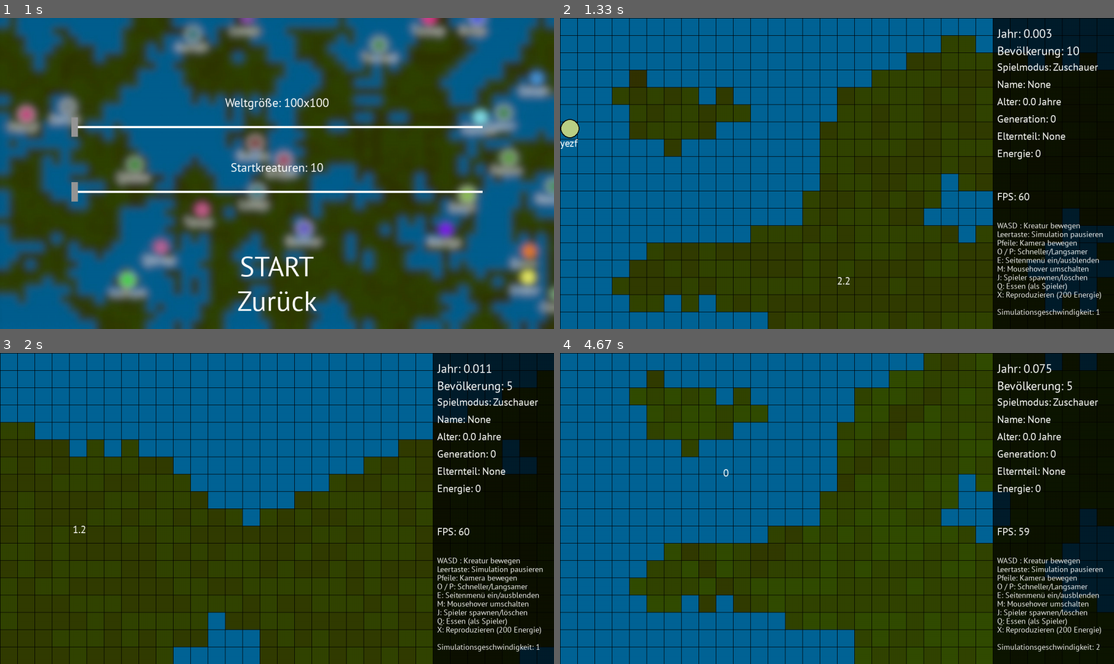
Above: before the commit, frames 1-4 (two rows, left to right).
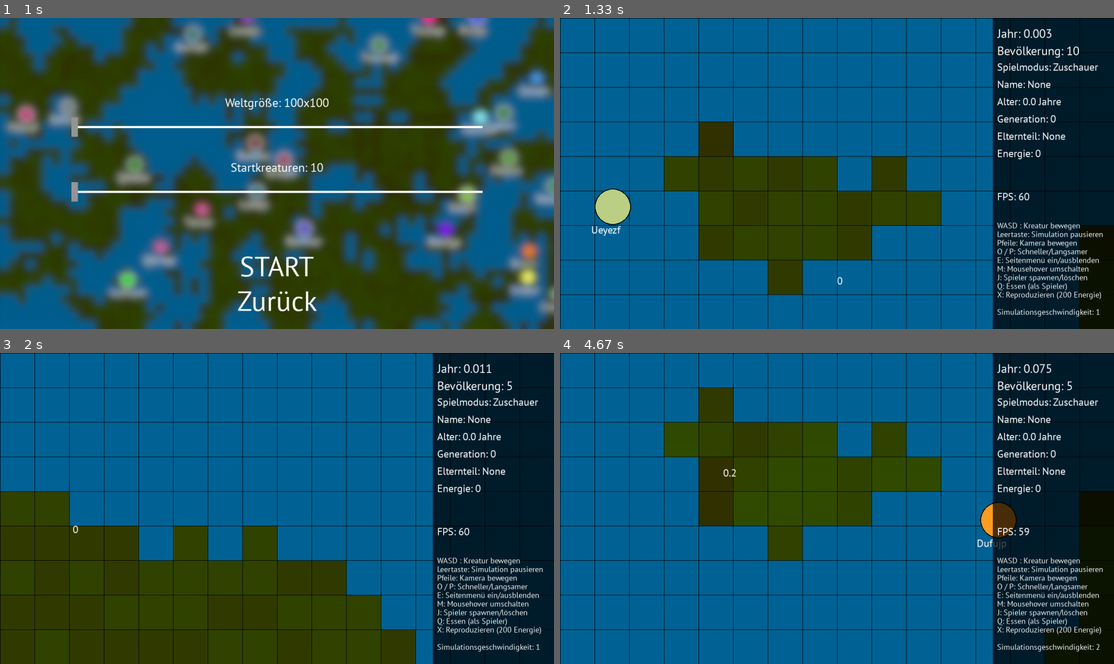
Above: after the commit, the same moments.

Repository: coding-lines/evolvers
Game: pygame game, started from evolversFiles/runGame_GUI.py
Same seed, same stepped clock (60 frames per second), same inputs: the game is played once before the commit and once after it.
Inputs (mouse positions are in pixels of both pictures, inside the frame that each line leads up to):
- Up to frame 1 (1 s): click "START" at 0.38 s; click "Neue Simulation" at 0.72 s
- Up to frame 2 (1.33 s): click "START" at 1.05 s
- Up to frame 3 (2 s): hold Right 1.33-1.8 s; move the mouse to (470, 545) at 1.37 s; hold Up from 1.88 s (still down); move the mouse to (72, 514) at 1.92 s
- Up to frame 4 (4.67 s): release Up at 2.18 s; tap P at 2.22 s; hold Right 2.55-3.02 s; move the mouse to (981, 511) at 2.58 s; hold Left 3.05-3.58 s; move the mouse to (903, 499) at 3.08 s; hold Down 3.62-3.92 s; move the mouse to (742, 626) at 3.65 s; hold Left 3.95-4.35 s; move the mouse to (925, 464) at 3.98 s; hold Up from 4.38 s (still down); move the mouse to (720, 458) at 4.42 s

Frame 1 is identical in both runs. In frame 2, 53% of the frame differs, in the area x 0-100%, y 0-100%; in frame 3, 41%; in frame 4, 57%.

Commit message:
Smoothed out new movement engine again

Diff:
--- a/evolversFiles/creatureEngine.py
+++ b/evolversFiles/creatureEngine.py
@@ -134,16 +134,16 @@
                 creatures[creature]["rotation"] = random_rotation(creatures[creature]["rotation"])
 
             if creatures[creature]["rotation"] in range(0,45) or creatures[creature]["rotation"] in range(314,360):
-                creatures[creature]["movementY"] = (-creatures[creature]["attributes"]["realFleeSpeed"] + creatures[creature]["movementY"]*3)/4
+                creatures[creature]["movementY"] = (-creatures[creature]["attributes"]["realFleeSpeed"] + creatures[creature]["movementY"]*7)/8
                 #creatures[creature]["y"] -= creatures[creature]["attributes"]["realFleeSpeed"]
             if creatures[creature]["rotation"] in range(134,226):
-                creatures[creature]["movementY"] = (creatures[creature]["attributes"]["realFleeSpeed"] + creatures[creature]["movementY"]*3)/4
+                creatures[creature]["movementY"] = (creatures[creature]["attributes"]["realFleeSpeed"] + creatures[creature]["movementY"]*7)/8
                 #creatures[creature]["y"] += creatures[creature]["attributes"]["realFleeSpeed"]
             if creatures[creature]["rotation"] in range(44,136):
-                creatures[creature]["movementX"] = (creatures[creature]["attributes"]["realFleeSpeed"] + creatures[creature]["movementX"]*3)/4
+                creatures[creature]["movementX"] = (creatures[creature]["attributes"]["realFleeSpeed"] + creatures[creature]["movementX"]*7)/8
                 #creatures[creature]["x"] += creatures[creature]["attributes"]["realFleeSpeed"]
             if creatures[creature]["rotation"] in range(224,316):
-                creatures[creature]["movementX"] = (-creatures[creature]["attributes"]["realFleeSpeed"] + creatures[creature]["movementX"]*3)/4
+                creatures[creature]["movementX"] = (-creatures[creature]["attributes"]["realFleeSpeed"] + creatures[creature]["movementX"]*7)/8
                 #creatures[creature]["x"] -= creatures[creature]["attributes"]["realFleeSpeed"]
             creatures[creature]["energy"] -= ceil(creatures[creature]["attributes"]["fleeSpeed"]/3)
             #Bewegung nach Rotation und Geschwindigkeit
@@ -152,16 +152,16 @@
             creatures[creature]["rotation"] = random_rotation(creatures[creature]["rotation"])
 
             if creatures[creature]["rotation"] in range(0,45) or creatures[creature]["rotation"] in range(314,360):
-                creatures[creature]["movementY"] = (-creatures[creature]["attributes"]["realFleeSpeed"] + creatures[creature]["movementY"]*3)/4
+                creatures[creature]["movementY"] = (-creatures[creature]["attributes"]["realFleeSpeed"] + creatures[creature]["movementY"]*7)/8
                 #creatures[creature]["y"] -= creatures[creature]["attributes"]["realFleeSpeed"]
             if creatures[creature]["rotation"] in range(134,226):
-                creatures[creature]["movementY"] = (creatures[creature]["attributes"]["realFleeSpeed"] + creatures[creature]["movementY"]*3)/4
+                creatures[creature]["movementY"] = (creatures[creature]["attributes"]["realFleeSpeed"] + creatures[creature]["movementY"]*7)/8
                 #creatures[creature]["y"] += creatures[creature]["attributes"]["realFleeSpeed"]
             if creatures[creature]["rotation"] in range(44,136):
-                creatures[creature]["movementX"] = (creatures[creature]["attributes"]["realFleeSpeed"] + creatures[creature]["movementX"]*3)/4
+                creatures[creature]["movementX"] = (creatures[creature]["attributes"]["realFleeSpeed"] + creatures[creature]["movementX"]*7)/8
                 #creatures[creature]["x"] += creatures[creature]["attributes"]["realFleeSpeed"]
             if creatures[creature]["rotation"] in range(224,316):
-                creatures[creature]["movementX"] = (-creatures[creature]["attributes"]["realFleeSpeed"] + creatures[creature]["movementX"]*3)/4
+                creatures[creature]["movementX"] = (-creatures[creature]["attributes"]["realFleeSpeed"] + creatures[creature]["movementX"]*7)/8
                 #creatures[creature]["x"] -= creatures[creature]["attributes"]["realFleeSpeed"]
             creatures[creature]["energy"] -= ceil(creatures[creature]["attributes"]["fleeSpeed"]/2)
             #Bewegung nach Rotation und Geschwindigkeit
@@ -177,16 +177,16 @@
 
 
             if creatures[creature]["rotation"] in range(0,45) or creatures[creature]["rotation"] in range(314,360):
-                creatures[creature]["movementY"] = (-creatures[creature]["attributes"]["realEatSpeed"] + creatures[creature]["movementY"]*3)/4
+                creatures[creature]["movementY"] = (-creatures[creature]["attributes"]["realEatSpeed"] + creatures[creature]["movementY"]*7)/8
                 #creatures[creature]["y"] -= creatures[creature]["attributes"]["realEatSpeed"]
             if creatures[creature]["rotation"] in range(134,226):
-                creatures[creature]["movementY"] = (creatures[creature]["attributes"]["realEatSpeed"] + creatures[creature]["movementY"]*3)/4
+                creatures[creature]["movementY"] = (creatures[creature]["attributes"]["realEatSpeed"] + creatures[creature]["movementY"]*7)/8
                 #creatures[creature]["y"] += creatures[creature]["attributes"]["realEatSpeed"]
             if creatures[creature]["rotation"] in range(44,136):
-                creatures[creature]["movementX"] = (creatures[creature]["attributes"]["realEatSpeed"] + creatures[creature]["movementX"]*3)/4
+                creatures[creature]["movementX"] = (creatures[creature]["attributes"]["realEatSpeed"] + creatures[creature]["movementX"]*7)/8
                 #creatures[creature]["x"] += creatures[creature]["attributes"]["realEatSpeed"]
             if creatures[creature]["rotation"] in range(224,316):
-                creatures[creature]["movementX"] = (-creatures[creature]["attributes"]["realEatSpeed"] + creatures[creature]["movementX"]*3)/4
+                creatures[creature]["movementX"] = (-creatures[creature]["attributes"]["realEatSpeed"] + creatures[creature]["movementX"]*7)/8
                 #creatures[creature]["x"] -= creatures[creature]["attributes"]["realEatSpeed"]
             #Bewegung nach Rotation und Geschwindigkeit
 
@@ -198,16 +198,16 @@
 
 
             if creatures[creature]["rotation"] in range(0,45) or creatures[creature]["rotation"] in range(314,360):
-                creatures[creature]["movementY"] = (-creatures[creature]["attributes"]["realWalkSpeed"] + creatures[creature]["movementY"]*3)/4
+                creatures[creature]["movementY"] = (-creatures[creature]["attributes"]["realWalkSpeed"] + creatures[creature]["movementY"]*7)/8
                 #creatures[creature]["y"] -= creatures[creature]["attributes"]["realWalkSpeed"]
             if creatures[creature]["rotation"] in range(134,226):
-                creatures[creature]["movementY"] = (creatures[creature]["attributes"]["realWalkSpeed"] + creatures[creature]["movementY"]*3)/4
+                creatures[creature]["movementY"] = (creatures[creature]["attributes"]["realWalkSpeed"] + creatures[creature]["movementY"]*7)/8
                 #creatures[creature]["y"] += creatures[creature]["attributes"]["realWalkSpeed"]
             if creatures[creature]["rotation"] in range(44,136):
-                creatures[creature]["movementX"] = (creatures[creature]["attributes"]["realWalkSpeed"] + creatures[creature]["movementX"]*3)/4
+                creatures[creature]["movementX"] = (creatures[creature]["attributes"]["realWalkSpeed"] + creatures[creature]["movementX"]*7)/8
                 #creatures[creature]["x"] += creatures[creature]["attributes"]["realWalkSpeed"]
             if creatures[creature]["rotation"] in range(224,316):
-                creatures[creature]["movementX"] = (-creatures[creature]["attributes"]["realWalkSpeed"] + creatures[creature]["movementX"]*3)/4
+                creatures[creature]["movementX"] = (-creatures[creature]["attributes"]["realWalkSpeed"] + creatures[creature]["movementX"]*7)/8
                 #creatures[creature]["x"] -= creatures[creature]["attributes"]["realWalkSpeed"]
 
             creatures[creature]["energy"] -= ceil(creatures[creature]["attributes"]["walkSpeed"]/2)
--- /dev/null
+++ b/evolversFiles/save/2500 Creatures_players.json
@@ -0,0 +1 @@
+{'name': 'PLAYER', 'energy': 100, 'parent': 'None', 'x': 16, 'reproduceTime': 10, 'rotation': 225, 'y': 9, 'movementX': 0, 'movementY': 0, 'generation': 0, 'color': [204, 243, 183], 'boundaries': [0, 0, 0], 'age': 0, 'attributes': {'birthTreshold': 100, 'birthEnergy': 50, 'avoidsWater': False, 'speed': 10}}
--- a/evolversFiles/settings.json
+++ b/evolversFiles/settings.json
@@ -1 +1 @@
-{'viewDistance':32,'sizeAffect':False}
+{'viewDistance':16,'sizeAffect':False}
Not shown, added: evolversFiles/data
Not shown, added: evolversFiles/save/2500 Creatures_creatures.json
Not shown, added: evolversFiles/save/2500 Creatures_world.json
